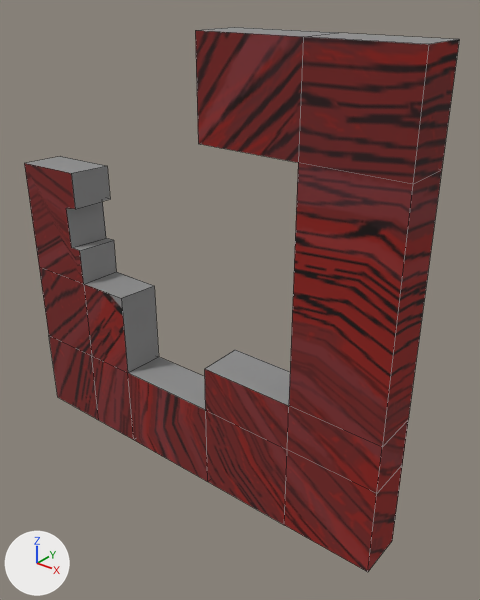
The Blender file Assets/Moria_Hall.blend as it was, and as the next commit left it.
The view is the same before and after, from a 50 mm lens placed at (4.68, -4.87, 5.41), pointed at (0.6, 0.22, 2.25). Arrows for +X, +Y and +Z are at lower left; the lights stay in place. The older version comes first. Mesh edges are drawn as thin lines. The same objects are shown in both versions, whatever each file hides.

The first picture shows 'destroyed_whall'.
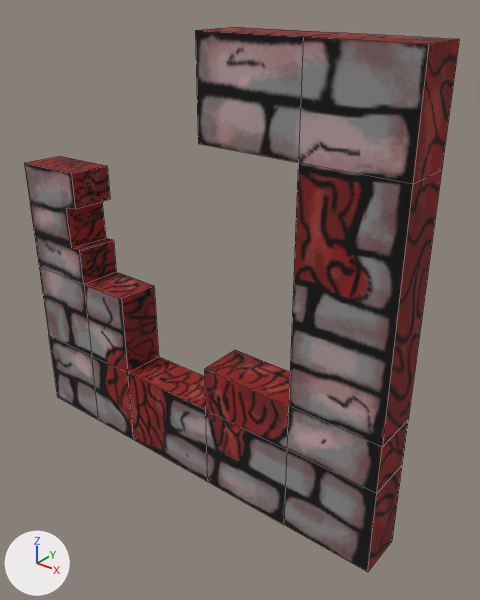
Location of each change, [x1, y1, x2, y2] in pixels of the pictures (480 x 600 px):
'destroyed_whall', surface changed
    both: [24, 27, 459, 572]

The change, as a diff of the scene's bpy script:
```diff
--- a/Assets/Moria_Hall.blend.py
+++ b/Assets/Moria_Hall.blend.py
@@ img_broken_wall_color_png @@
+img_broken_wall_color_png = load_image('broken_wall_color.png', 'Textures/broken_wall_color.png', 512, 512, 'sRGB')
@@ mat_whall_001 @@
 mat_whall_001 = principled_material('Whall.001')
-mat_whall_001.texture = img_ucupaint_whall_color_001
+mat_whall_001.texture = img_broken_wall_color_png
 mat_whall_001.roughness = 1.0
```
